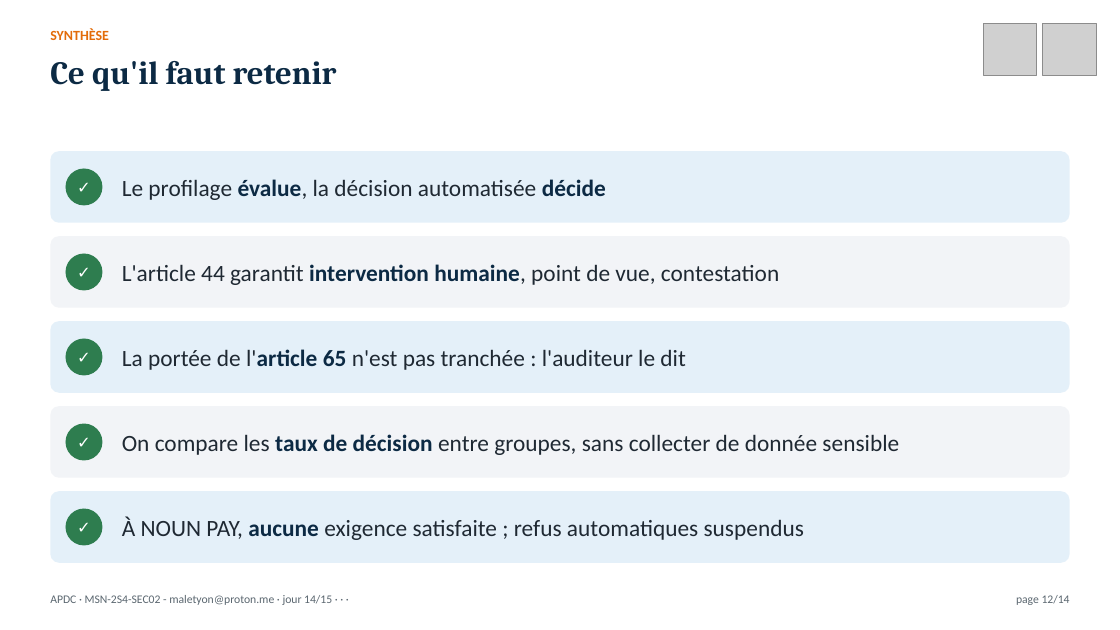
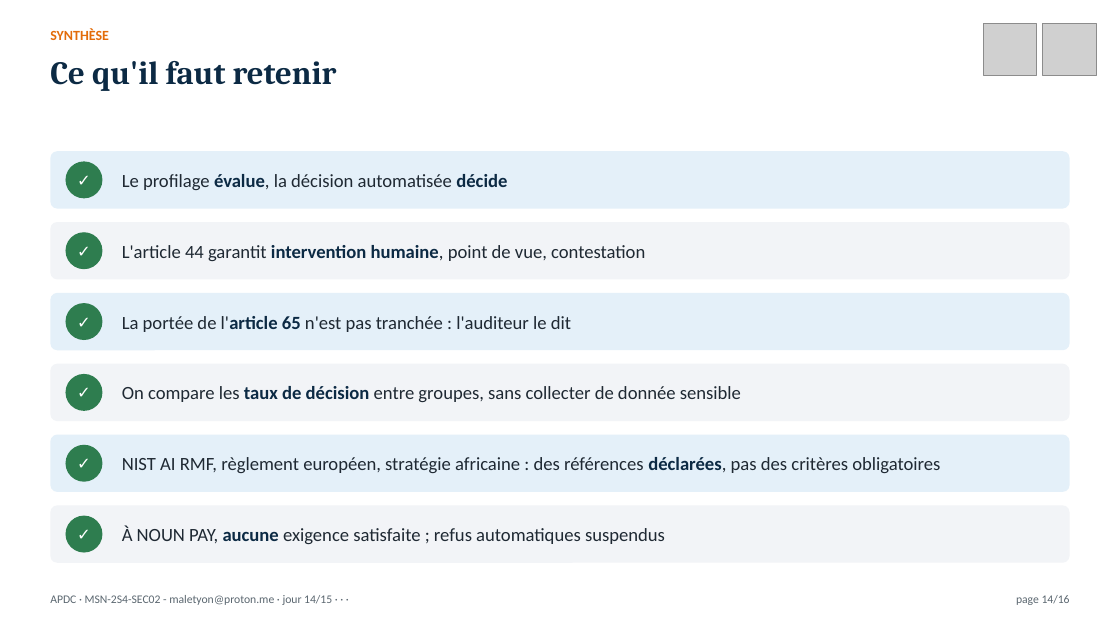
Before and after one commit to MaletYon/cours-apdc, a slide deck: slide 14 of Présentation/APDC_J14.pptx (slide 12 before the commit). Drawn at 1120x630 pixels with LibreOffice and Linux fonts; fonts in the diff are those of the drawing; grey boxes stand for pictures. Boxes give left, top, right and bottom in pixels: in the first picture for what was removed or moved away, otherwise in the second. Text is boxed around its words. In the diff, an @@ line names an element or a change of style, - is before the commit and + after.

```diff
--- a/Présentation/APDC_J14.pptx
+++ b/Présentation/APDC_J14.pptx
@@ rounded rectangle: place and size @@
-rounded rectangle at (50,151,1070,223)
+rounded rectangle at (50,151,1070,208)
@@ ellipse "✓": place and size @@
-ellipse "✓" at (66,169,103,206)
+ellipse "✓" at (66,161,103,198)
@@ rounded rectangle: place and size @@
-rounded rectangle at (50,236,1070,308)
+rounded rectangle at (50,222,1070,279)
@@ ellipse "✓": place and size @@
-ellipse "✓" at (66,254,103,291)
+ellipse "✓" at (66,233,103,270)
@@ text "L'article 44 garantit intervention humaine, ...": place and size @@
-text "L'article 44 garantit intervention humaine, ..." at (122,264,779,285)
+text "L'article 44 garantit intervention humaine, ..." at (122,245,645,261)
@@ rounded rectangle: place and size @@
-rounded rectangle at (50,321,1070,392)
+rounded rectangle at (50,293,1070,350)
@@ text "La portée de l'article 65 ...": place and size @@
-text "La portée de l'article 65 ..." at (122,349,685,370)
+text "La portée de l'article 65 ..." at (122,316,571,332)
@@ ellipse "✓": place and size @@
-ellipse "✓" at (66,339,103,376)
+ellipse "✓" at (66,303,103,340)
@@ rounded rectangle: place and size @@
-rounded rectangle at (50,407,1070,478)
+rounded rectangle at (50,364,1070,421)
@@ ellipse "✓": place and size @@
-ellipse "✓" at (66,423,103,460)
+ellipse "✓" at (66,374,103,411)
@@ text "On compare les taux de ...": place and size @@
-text "On compare les taux de ..." at (122,434,899,455)
+text "On compare les taux de ..." at (122,386,741,402)
@@ rounded rectangle: place and size @@
-rounded rectangle at (50,492,1070,563)
+rounded rectangle at (50,434,1070,492)
@@ ellipse "✓": place and size @@
-ellipse "✓" at (66,508,103,545)
+ellipse "✓" at (66,444,103,481)
@@ text added at (122,457,940,473), 16 pt, text #1F2933 @@
+NIST AI RMF, règlement européen, stratégie africaine : des références déclarées, pas des critères obligatoires
@@ rounded rectangle added at (50,506,1070,563), fill #F2F4F7 @@
@@ size 20 to 16 pt in 5 elements at (122,174,507,190), (122,245,645,261), (122,316,571,332), (122,386,741,402), (122,526,665,544) @@
@@ text "À NOUN PAY, aucune exigence ...": place and size @@
-text "À NOUN PAY, aucune exigence ..." at (122,516,804,540)
+text "À NOUN PAY, aucune exigence ..." at (122,526,665,544)
@@ ellipse added at (66,516,103,553), fill #2E7D4F, 14 pt, text #FFFFFF, bold @@
+✓
@@ text at (1016,595,1070,605): text changed @@
-page 12/14
+page 14/16
```
Also in this commit, not shown: 10 other slides changed, 2 slides added, 28 other files.
